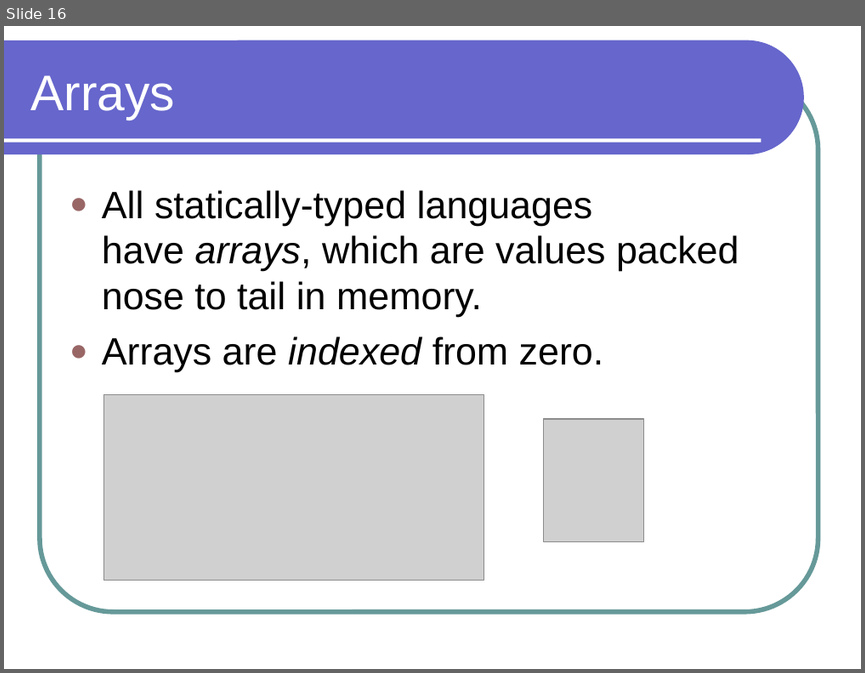
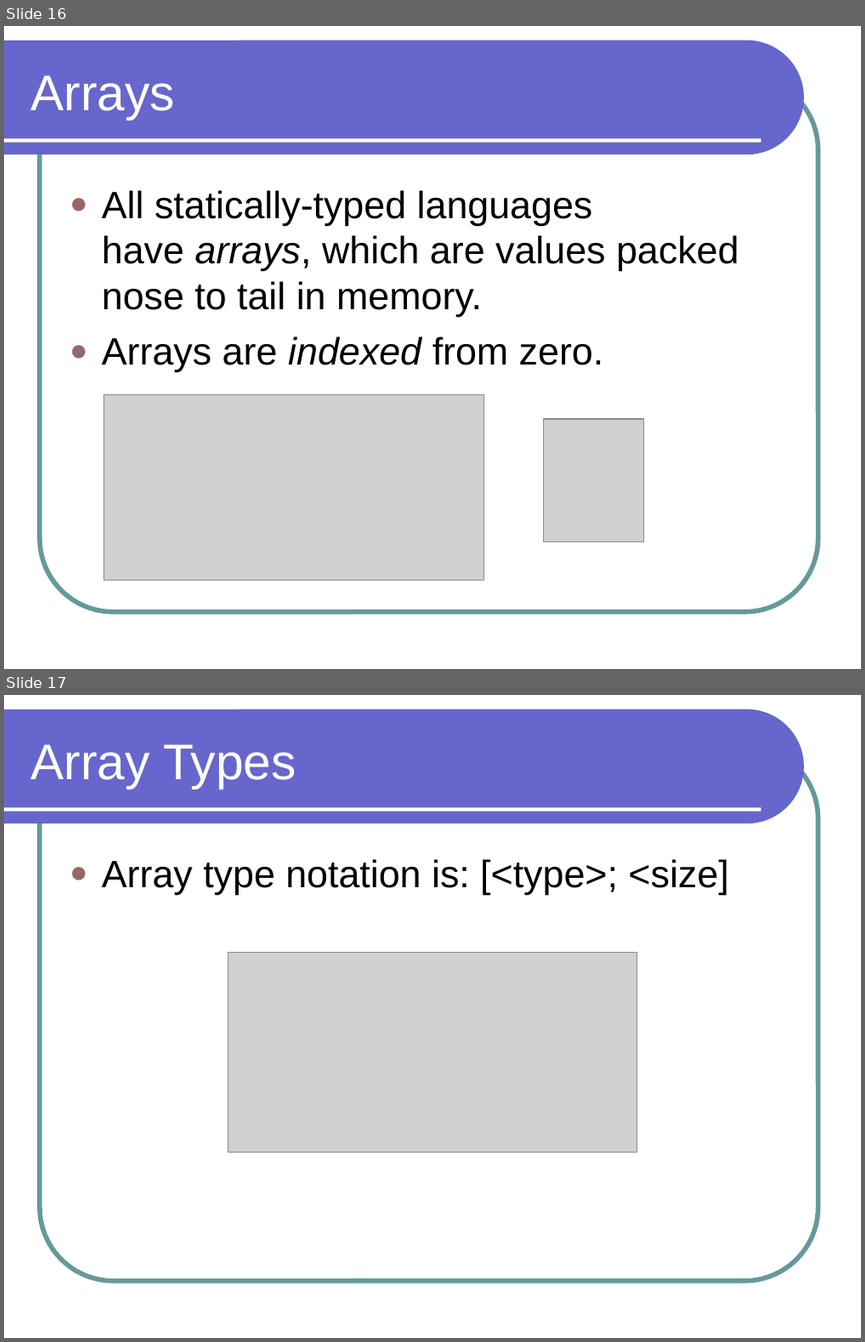
Before and after one commit to lutzhamel/CSC301, a slide deck: notes/csc301-ln002.ppt. Shown one above the other, each under a label of ours: slide 16 before the commit, slides 16 and 17 after it. The pictures are 865x673 and 865x1342 pixels, drawn with LibreOffice and Linux fonts; fonts in the diff are those of the drawing; grey boxes stand for pictures. Boxes give left, top, right and bottom in pixels: in the first picture for what was removed or moved away, otherwise in the second. Text is boxed around its words. In the diff, an @@ line names an element or a change of style, - is before the commit and + after.

```diff
--- a/notes/csc301-ln002.ppt
+++ b/notes/csc301-ln002.ppt
@@ slide 17 added at (4, 695, 861, 1338), background #FFFFFF; not listed: 3 template elements that a slide beside it also shows @@
@@ title added at (31, 744, 296, 789), 42 pt, text #FFFFFF @@
+Array Types
@@ text added at (102, 859, 728, 895), 32 pt, text #000000 @@
+● Array type notation is: [<type>; <size]
@@ picture added at (228, 952, 637, 1151) @@
```
Also in this commit, not shown: 5 other slides added, 2 other files.
